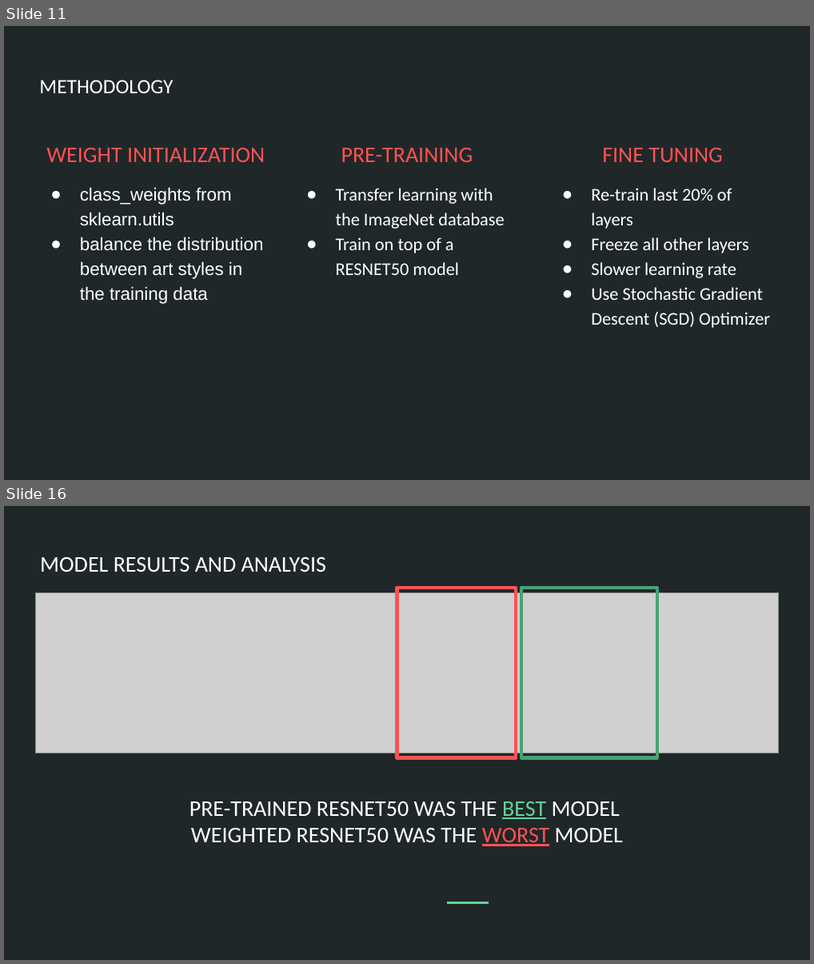
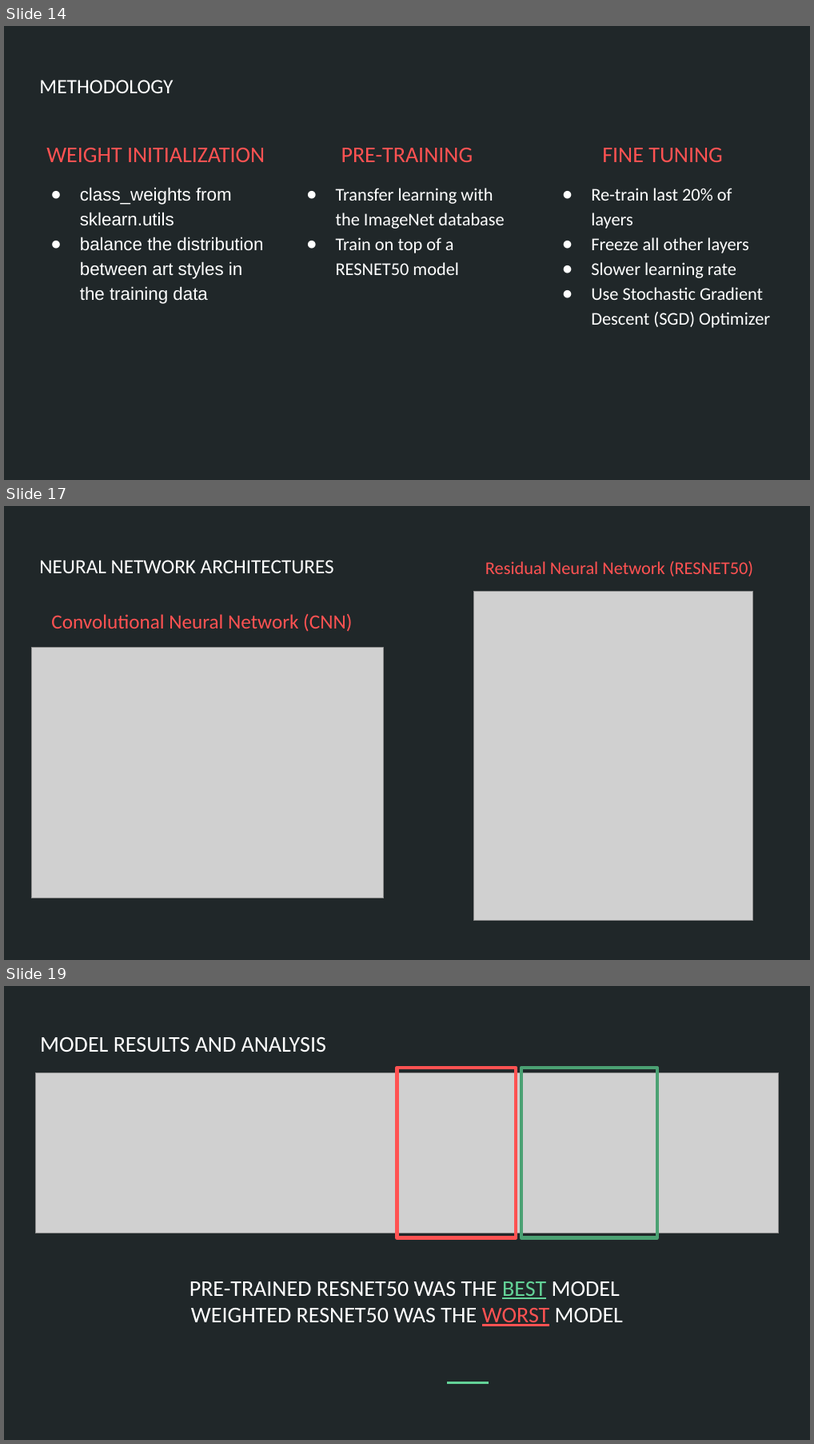
Before and after one commit to justinepicar/Art_Style_Classification, a slide deck: presentation/Art_Classification_ppt.pptx. Shown one above the other, each under a label of ours: slides 11 and 16 before the commit, slides 14, 17 and 19 after it; the slides between them are not shown. The pictures are 814x964 and 814x1444 pixels, drawn with LibreOffice and Linux fonts; fonts in the diff are those of the drawing; grey boxes stand for pictures. Boxes give left, top, right and bottom in pixels: in the first picture for what was removed or moved away, otherwise in the second. Text is boxed around its words. In the diff, an @@ line names an element or a change of style, - is before the commit and + after.

```diff
--- a/presentation/Art_Classification_ppt.pptx
+++ b/presentation/Art_Classification_ppt.pptx
@@ slide 17 added at (x1=4, y1=506, x2=810, y2=960), background #202729 @@
@@ title added at (x1=39, y1=560, x2=334, y2=573), 18 pt, text #FFFFFF @@
+NEURAL NETWORK ARCHITECTURES
@@ text added at (x1=486, y1=561, x2=754, y2=576), 16 pt, text #FF5252 @@
+Residual Neural Network (RESNET50)
@@ picture added at (x1=474, y1=591, x2=753, y2=920) @@
@@ text added at (x1=51, y1=614, x2=352, y2=632), 18 pt, text #FF5252 @@
+Convolutional Neural Network (CNN)
@@ picture added at (x1=31, y1=648, x2=384, y2=898) @@
@@ what was slide 11 is now slide 14 @@
@@ what was slide 16 is now slide 19 @@
```
Also in this commit, not shown: 9 slides changed, 4 other slides added, 7 other files.
